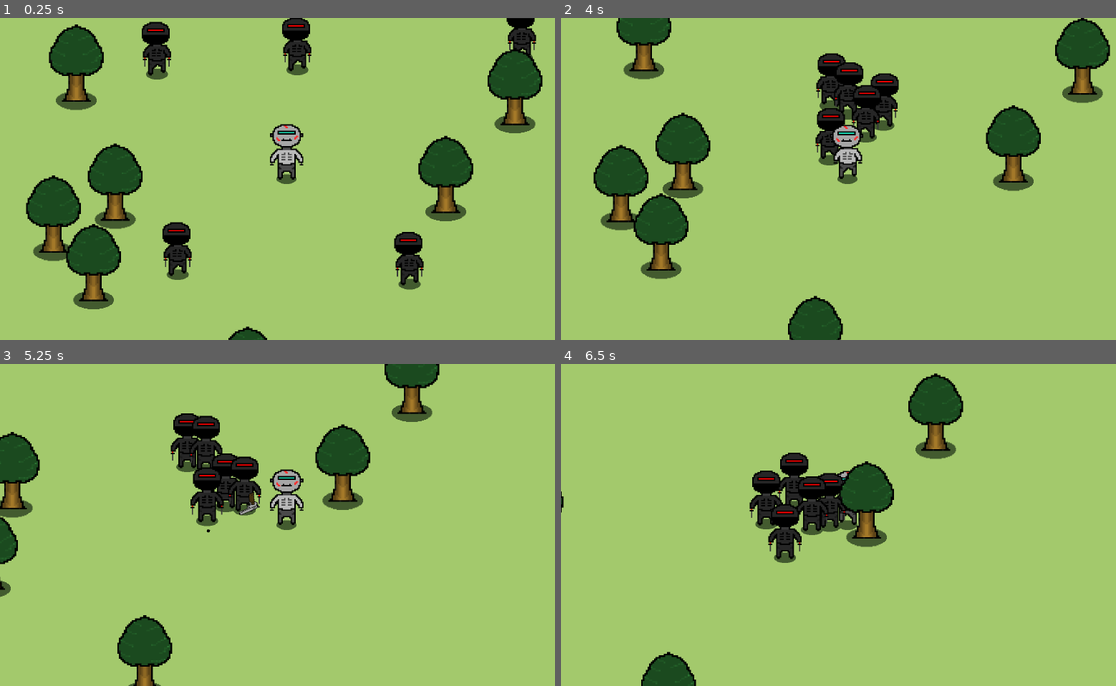
Above: before the commit, frames 1-4 (two rows, left to right).
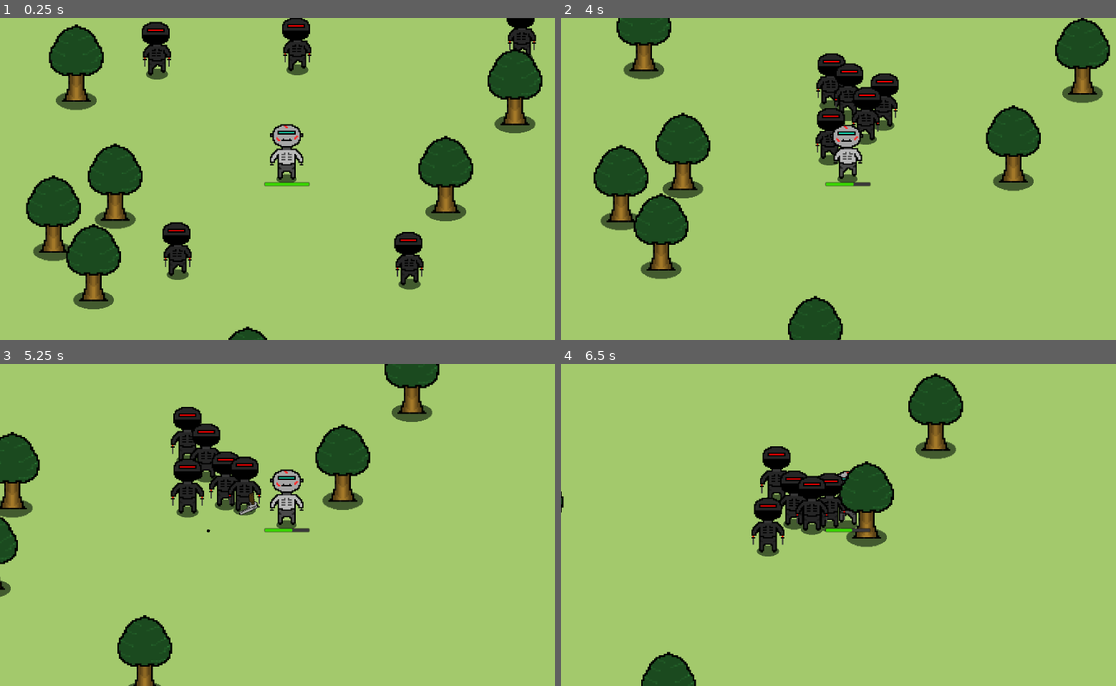
Above: after the commit, the same moments.

Repository: Piggun/top-down-shooter
Game: Godot game, scene res://game.tscn
Same seed, same stepped clock (60 frames per second), same inputs: the game is played once before the commit and once after it.
Inputs (mouse positions are in pixels of both pictures, inside the frame that each line leads up to):
- Up to frame 1 (0.25 s): no input
- Up to frame 2 (4 s): move the mouse to (816, 243) at 0.52 s; hold Right mouse button (aim) 0.53-1.28 s; hold W (move_up) 0.53-2.03 s; click (816, 243) at 0.67 s; move the mouse to (1021, 227) at 1.27 s; click (1021, 227) at 1.35 s; move the mouse to (677, 130) at 2.02 s; hold Shift (sprint) 2.03-2.78 s; hold A (move_left) 2.03-3.53 s; move the mouse to (877, 179) at 2.77 s; right-click (877, 179) at 2.85 s; click (877, 179) at 2.92 s; move the mouse to (760, 98) at 3.52 s; press the mouse at (760, 98) at 3.53 s; hold S (move_down) from 3.53 s (still down)
- Up to frame 3 (5.25 s): move the mouse to (410, 508) at 4.27 s; release S (move_down) at 4.28 s; release the mouse at (410, 508) at 4.28 s; hold D (move_right) 4.28-5.03 s; tap Shift (sprint) at 4.35 s; move the mouse to (172, 541) at 5.02 s; hold W (move_up) from 5.03 s (still down); hold Right mouse button (aim) from 5.03 s (still down); click (172, 541) at 5.17 s
- Up to frame 4 (6.5 s): move the mouse to (905, 454) at 5.77 s; release W (move_up) at 5.78 s; release Right mouse button (aim) at 5.78 s; hold D (move_right) from 5.78 s (still down); click (905, 454) at 5.85 s

The runs differ from the first frame. In frame 1, 0.1% of the frame differs, in the area x 47-56%, y 50-53%; in frame 2, 0.6%; in frame 3, 2.4%; in frame 4, 2.4%, in the area x 33-56%, y 25-62%.

Commit message:
add character health bar

Diff:
--- a/ninja.tscn
+++ b/ninja.tscn
@@ -57,6 +57,8 @@
 size = Vector2(79, 230)
 
 [node name="Mob" type="CharacterBody2D"]
+collision_layer = 3
+collision_mask = 3
 platform_floor_layers = 4294901760
 script = ExtResource("1_vrnf2")
 
--- a/player.gd
+++ b/player.gd
@@ -2,6 +2,8 @@
 
 @onready var anim = %AnimatedSprite2D
 
+signal health_depleted
+var health = 100.0
 const GUN = preload("res://gun.tscn")
 var weapon_spawned = false
 var new_gun = GUN.instantiate()
@@ -29,6 +31,15 @@
 		anim.play("idle")
 	move_and_slide()
 
+	var overlapping_mobs = %HurtBox.get_overlapping_bodies()
+	if overlapping_mobs.size() > 0:
+		%ProgressBar.value = health
+		health -= 5.0 * overlapping_mobs.size() * delta
+		print(health)
+		if health <= 0:
+			health_depleted.emit()
+			print("DEAD")
+
 #func spawn_weapon():
 	#new_gun = GUN.instantiate()
 	#%WeaponPosition.add_child(new_gun)
--- a/player.tscn
+++ b/player.tscn
@@ -6,6 +6,24 @@
 
 [sub_resource type="RectangleShape2D" id="RectangleShape2D_5mf6s"]
 size = Vector2(173, 268.25)
+
+[sub_resource type="CircleShape2D" id="CircleShape2D_tcvtw"]
+radius = 157.686
+
+[sub_resource type="StyleBoxFlat" id="StyleBoxFlat_6x1q3"]
+bg_color = Color(0.227451, 0.219608, 0.227451, 1)
+corner_radius_top_left = 8
+corner_radius_top_right = 8
+corner_radius_bottom_right = 8
+corner_radius_bottom_left = 8
+shadow_size = 10
+
+[sub_resource type="StyleBoxFlat" id="StyleBoxFlat_24nh7"]
+bg_color = Color(0.223529, 0.835294, 0, 1)
+corner_radius_top_left = 8
+corner_radius_top_right = 8
+corner_radius_bottom_right = 8
+corner_radius_bottom_left = 8
 
 [node name="player" type="CharacterBody2D"]
 position = Vector2(576, 298)
@@ -30,3 +48,25 @@
 [node name="WeaponPosition" type="Marker2D" parent="."]
 unique_name_in_owner = true
 position = Vector2(1, -143)
+
+[node name="HurtBox" type="Area2D" parent="."]
+unique_name_in_owner = true
+collision_layer = 0
+collision_mask = 2
+
+[node name="CollisionShape2D" type="CollisionShape2D" parent="HurtBox"]
+position = Vector2(2, -148)
+shape = SubResource("CircleShape2D_tcvtw")
+debug_color = Color(0.807843, 0.372549, 0.470588, 0.419608)
+
+[node name="ProgressBar" type="ProgressBar" parent="."]
+unique_name_in_owner = true
+z_index = 1
+offset_left = -201.0
+offset_top = 35.0
+offset_right = 211.0
+offset_bottom = 62.0
+theme_override_styles/background = SubResource("StyleBoxFlat_6x1q3")
+theme_override_styles/fill = SubResource("StyleBoxFlat_24nh7")
+value = 100.0
+show_percentage = false
Not shown: 1 places in player.tscn that only renumber resources
